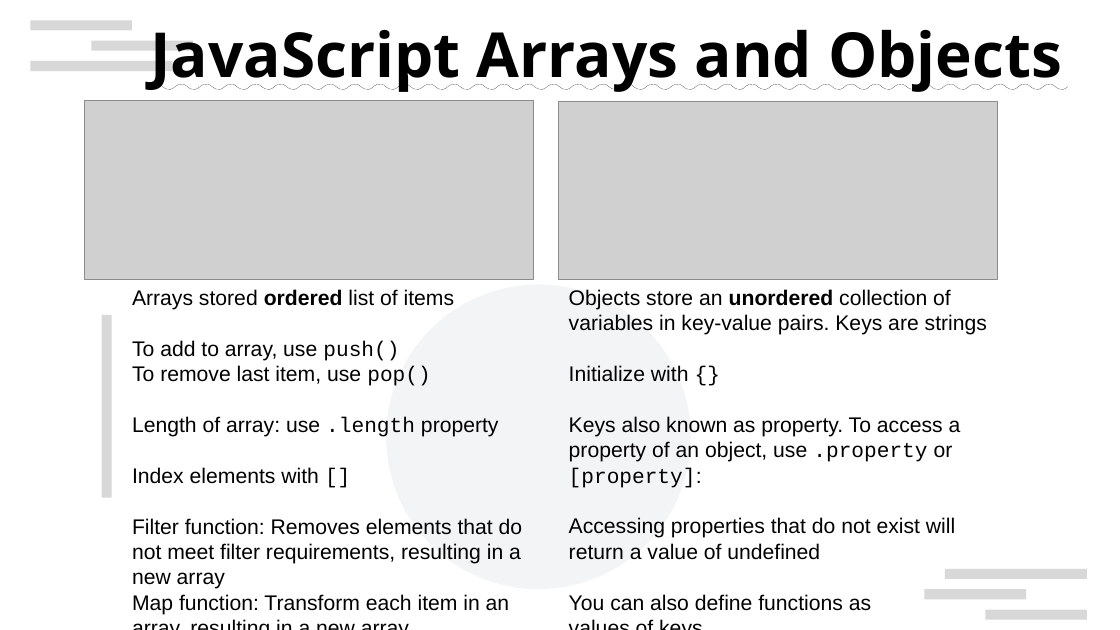
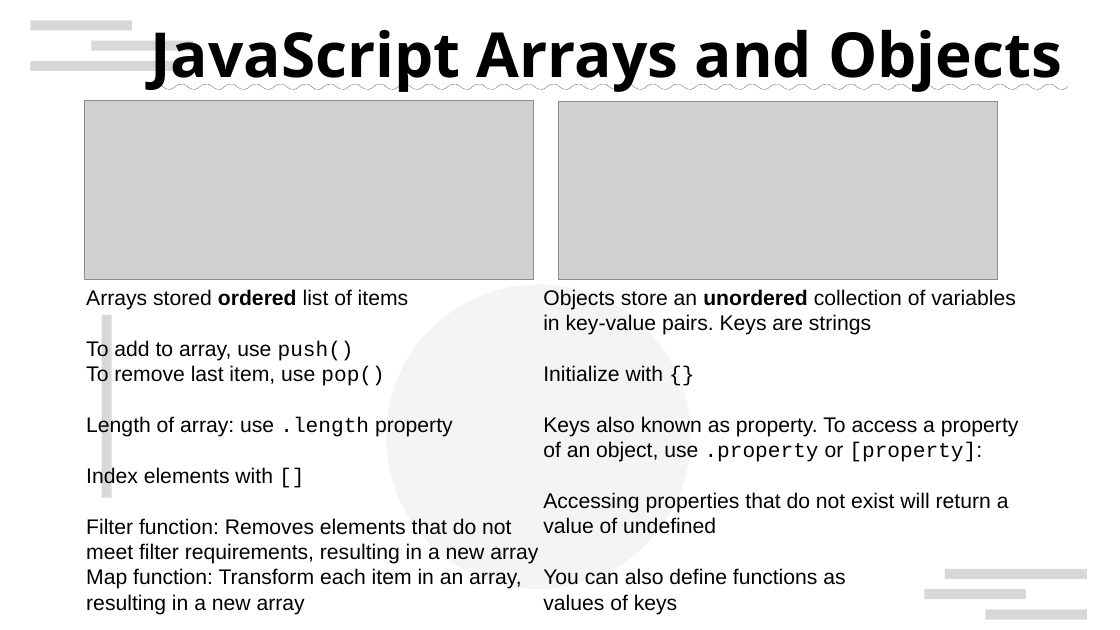
Before and after one commit to TonyLiu0226/toDoListTutorial, a slide deck: slide 20 of frontend_presentation.pptx (slide 19 before the commit). Drawn at 1120x630 pixels with LibreOffice and Linux fonts; fonts in the diff are those of the drawing; grey boxes stand for pictures; background and template pictures are left out. Boxes give left, top, right and bottom in pixels: in the first picture for what was removed or moved away, otherwise in the second. Text is boxed around its words. In the diff, an @@ line names an element or a change of style, - is before the commit and + after.

```diff
--- a/frontend_presentation.pptx
+++ b/frontend_presentation.pptx
@@ text "Arrays stored ordered list of ..." rewrapped from (132,289,523,615) to (86,289,538,615) @@
@@ text "Objects store an unordered collection ..." rewrapped from (569,289,987,611) to (543,289,1019,615) @@
```
Also in this commit, not shown: 10 other slides changed, 1 slide added, 11 other files.
